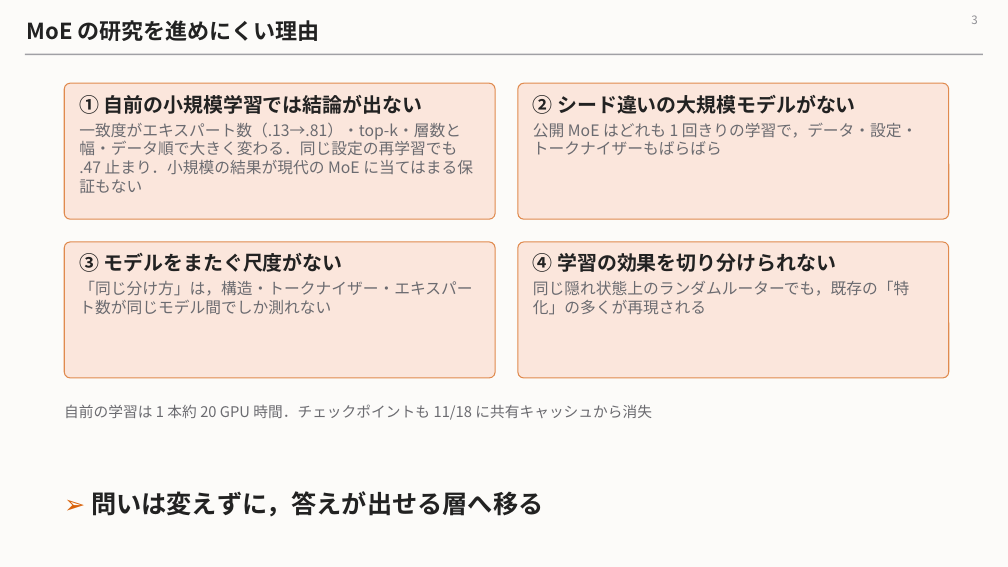
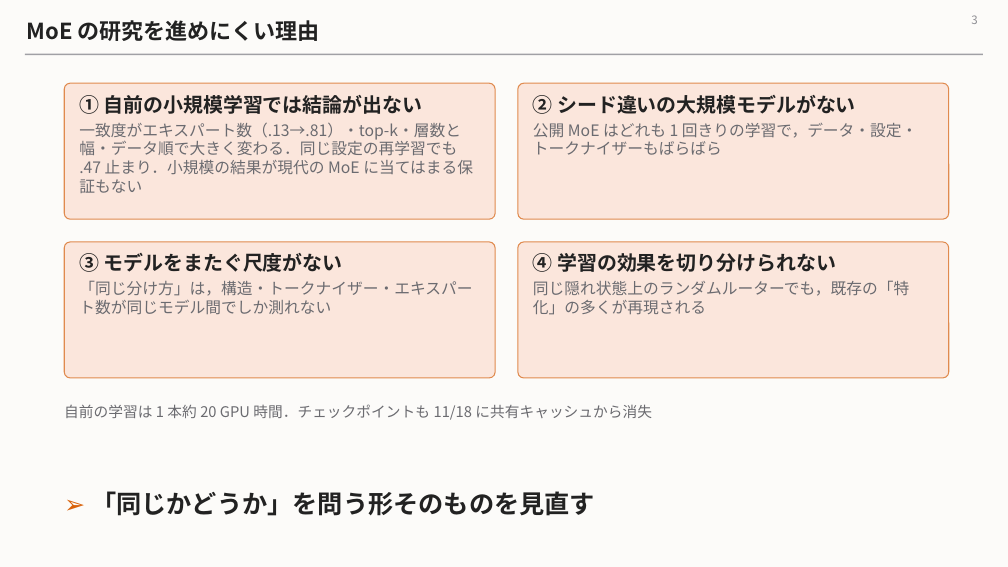
Before and after one commit to Nhckdvrl/ssn-group-papaer, a slide deck: slide 3 of workbench/mechanism-population-dynamics/zemi_2026-11.pptx. Drawn at 1008x567 pixels with LibreOffice and Linux fonts; fonts in the diff are those of the drawing. Boxes give left, top, right and bottom in pixels: in the first picture for what was removed or moved away, otherwise in the second. Text is boxed around its words. In the diff, an @@ line names an element or a change of style, - is before the commit and + after.

```diff
--- a/workbench/mechanism-population-dynamics/zemi_2026-11.pptx
+++ b/workbench/mechanism-population-dynamics/zemi_2026-11.pptx
@@ text at box(91, 491, 595, 516): text changed @@
-➢ 問いは変えずに，答えが出せる層へ移る
+➢ 「同じかどうか」を問う形そのものを見直す
```
Also in this commit, not shown: 7 slides added, 6 slides removed.
